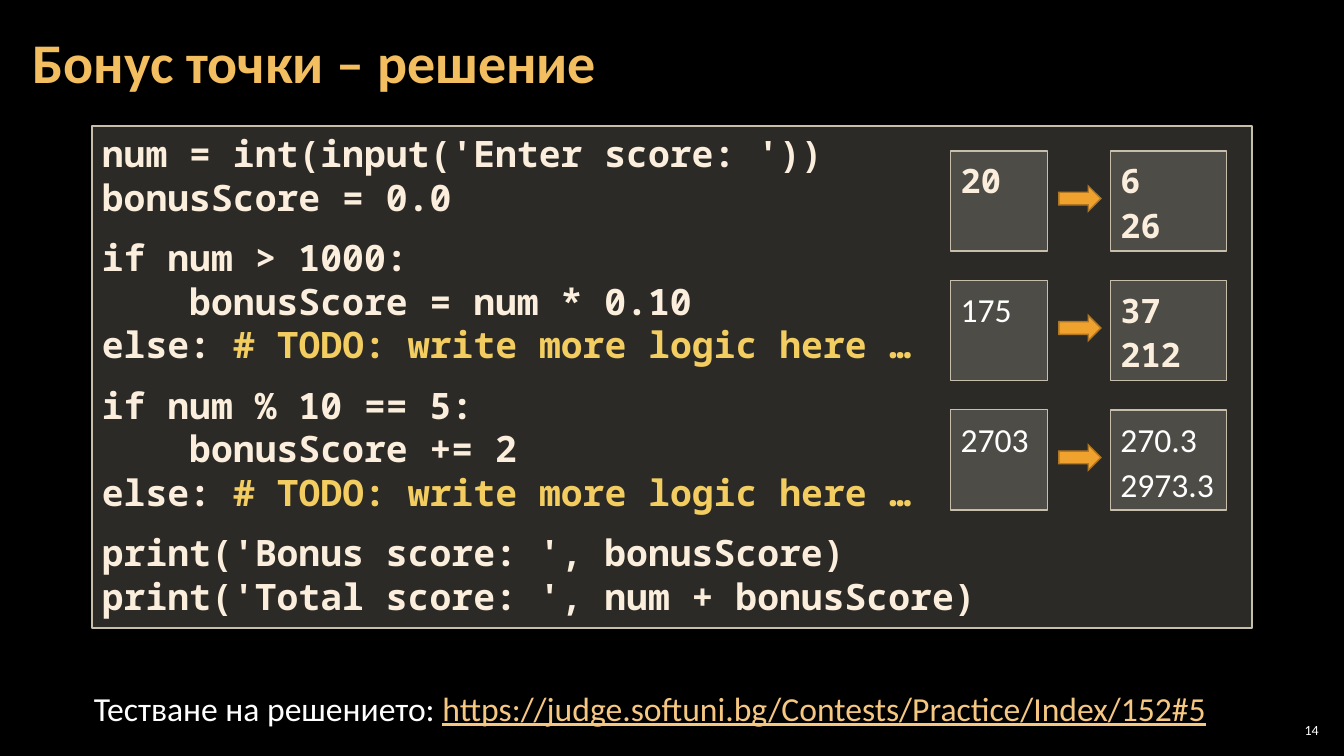
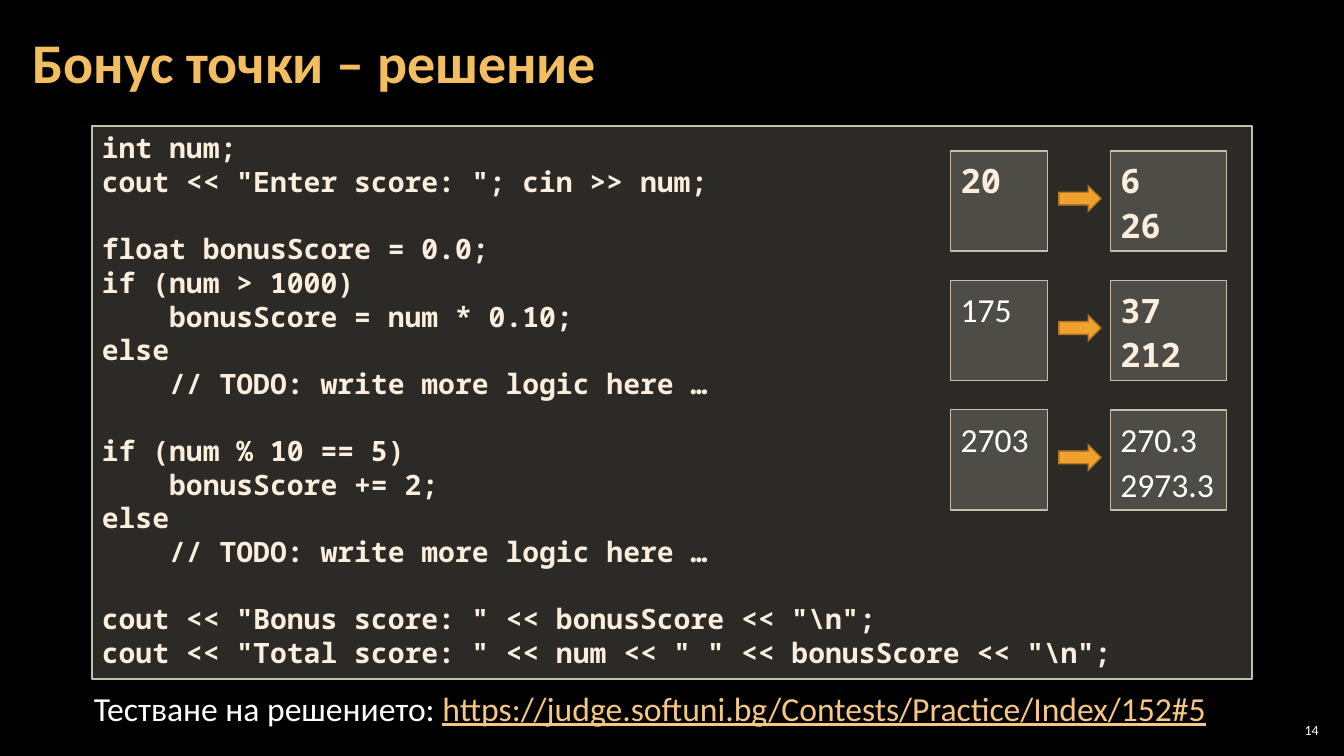
Before and after one commit to Software-University/C-plus-plus, a slide deck: slide 14 of 3. Simple-Conditions/3. Simple-Conditions.pptx. Drawn at 1344x756 pixels with LibreOffice and Linux fonts; fonts in the diff are those of the drawing; background and template pictures are left out. Boxes give left, top, right and bottom in pixels: in the first picture for what was removed or moved away, otherwise in the second. Text is boxed around its words. In the diff, an @@ line names an element or a change of style, - is before the commit and + after.

```diff
--- a/3. Simple-Conditions/3. Simple-Conditions.pptx
+++ b/3. Simple-Conditions/3. Simple-Conditions.pptx
@@ rectangle "int num;": place and size @@
-rectangle "int num;" at [92, 126, 1252, 628]
+rectangle "int num;" at [92, 126, 1252, 680]
@@ text in rectangle at [102, 136, 1111, 668]: text changed; size 26 to 20 pt @@
-num = int(input('Enter score: '))
-bonusScore = 0.0
-if num > 1000:
-bonusScore = num * 0.10
-else: # TODO: write more logic here …
-if num % 10 == 5:
-bonusScore += 2
-else: # TODO: write more logic here …
-print('Bonus score: ', bonusScore)
-print('Total score: ', num + bonusScore)
+int num;
+cout << "Enter score: "; cin >> num;
+float bonusScore = 0.0;
+if (num > 1000)
+bonusScore = num * 0.10;
+else
+// TODO: write more logic here …
+if (num % 10 == 5)
+bonusScore += 2;
+else
+// TODO: write more logic here …
+cout << "Bonus score: " << bonusScore << "\n";
+cout << "Total score: " << num << " " << bonusScore << "\n";
```
Also in this commit, not shown: 13 other slides changed, 1 other file.
